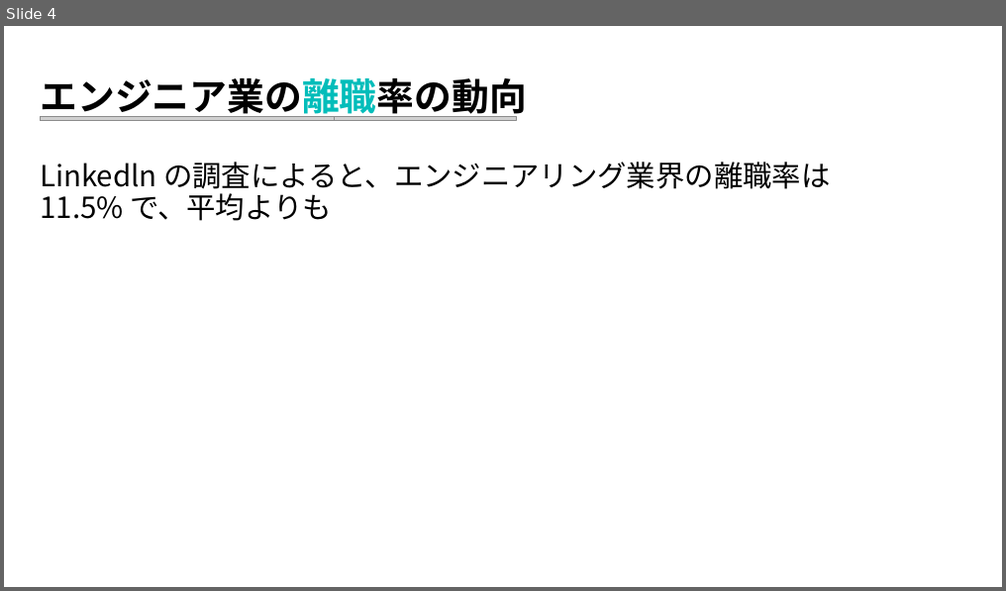
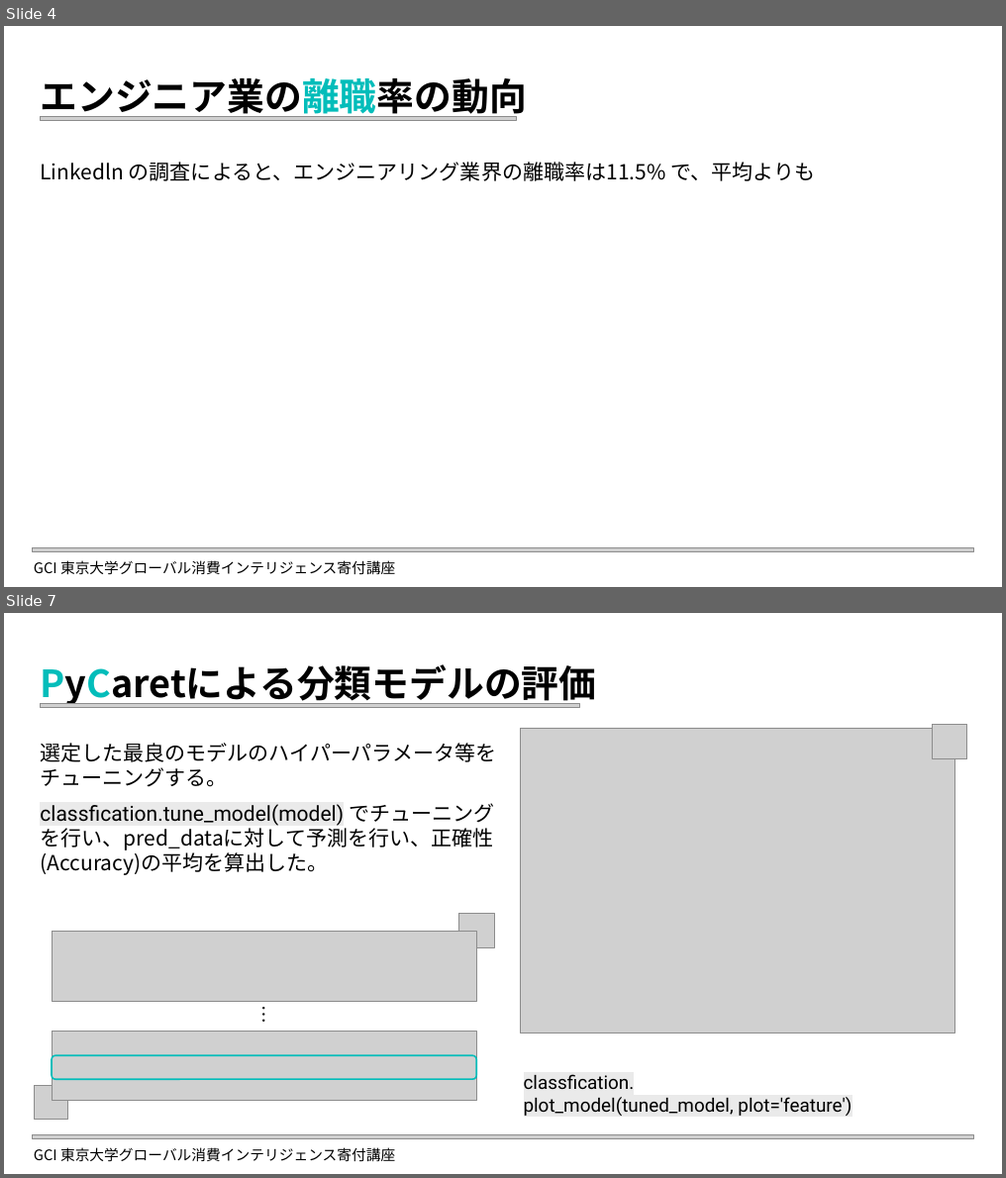
Before and after one commit to elsy0111/GCI2023Winter, a slide deck: LDA_Attrition.pptx. Shown one above the other, each under a label of ours: slide 4 before the commit, slides 4 and 7 after it; the slides between them are not shown. The pictures are 1006x591 and 1006x1178 pixels, drawn with LibreOffice and Linux fonts; fonts in the diff are those of the drawing; grey boxes stand for pictures. Boxes give left, top, right and bottom in pixels: in the first picture for what was removed or moved away, otherwise in the second. Text is boxed around its words. In the diff, an @@ line names an element or a change of style, - is before the commit and + after.

```diff
--- a/LDA_Attrition.pptx
+++ b/LDA_Attrition.pptx
@@ slide 7 added at <box>4,613,1002,1174</box>, background #FFFFFF @@
@@ title added at <box>40,664,596,707</box>, 36 pt, text #000000, bold @@
+PyCaretによる分類モデルの評価
@@ picture added at <box>40,703,580,708</box> @@
@@ picture added at <box>521,728,954,1033</box> @@
@@ picture added at <box>933,725,967,760</box> @@
@@ text added at <box>40,743,496,875</box>, 20 pt, text #000000 @@
+選定した最良のモデルのハイパーパラメータ等をチューニングする。
+classfication.tune_model(model) でチューニングを行い、pred_dataに対して予測を行い、正確性(Accuracy)の平均を算出した。
@@ picture added at <box>52,931,477,1001</box> @@
@@ picture added at <box>459,913,494,949</box> @@
@@ text added at <box>249,998,279,1031</box>, 18 pt, text #000000 @@
+…
@@ picture added at <box>521,994,555,1029</box> @@
@@ picture added at <box>52,1032,477,1100</box> @@
@@ rounded rectangle added at <box>52,1057,477,1080</box>, outline #03BDBA 1.5 pt @@
@@ picture added at <box>34,1085,68,1120</box> @@
@@ text added at <box>524,1074,851,1116</box>, 18 pt, text #000000 @@
+classfication.
+plot_model(tuned_model, plot='feature')
@@ picture added at <box>33,1136,973,1140</box> @@
@@ text added at <box>34,1148,395,1162</box>, 14 pt, text #000000 @@
+GCI 東京大学グローバル消費インテリジェンス寄付講座
@@ slide 4 changed as well @@
@@ text "Linkedln の調査によると、エンジニアリング業界の離職率は11.5% で、平均よりも" at <box>40,162,815,181</box>: size 28 to 20 pt @@
@@ picture: place and size @@
-picture at <box>40,116,334,120</box>
+picture at <box>33,549,973,553</box>
@@ text added at <box>34,561,395,575</box>, 14 pt, text #000000 @@
+GCI 東京大学グローバル消費インテリジェンス寄付講座
```
Also in this commit, not shown: 5 other slides changed, 1 other file.
